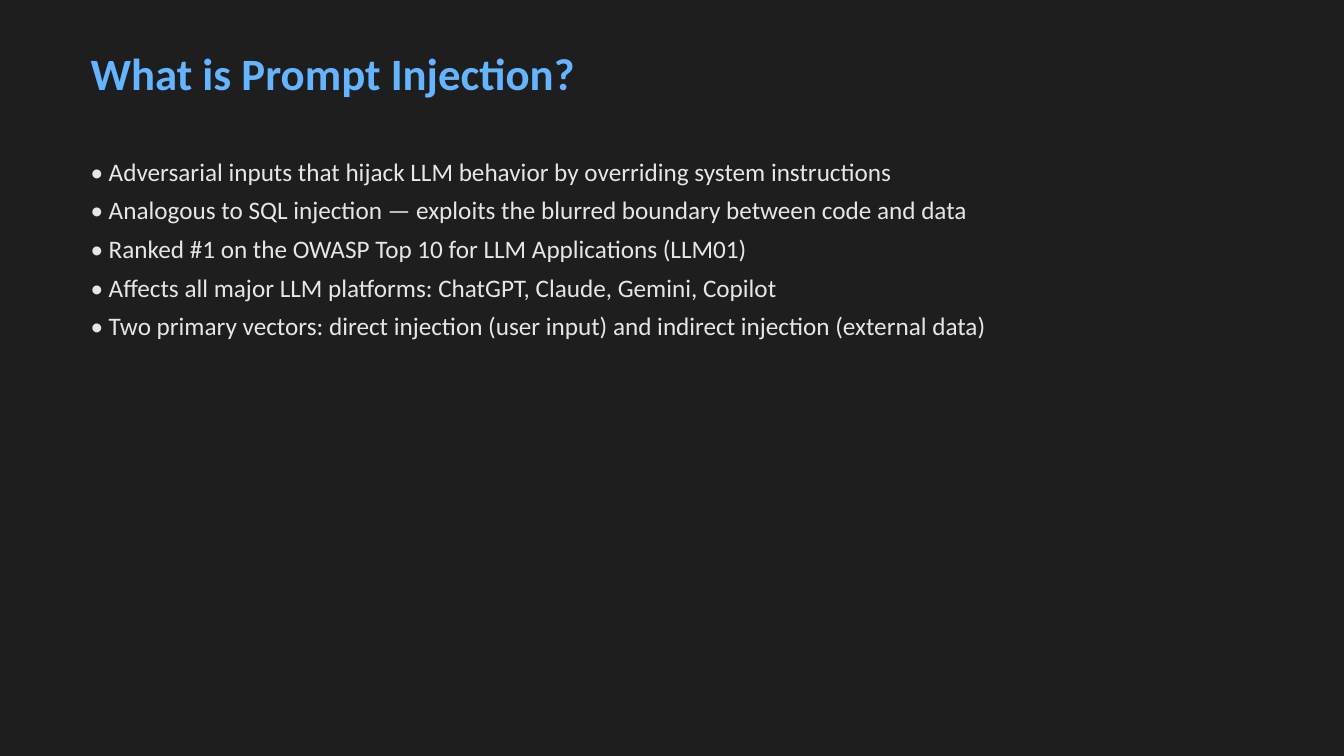
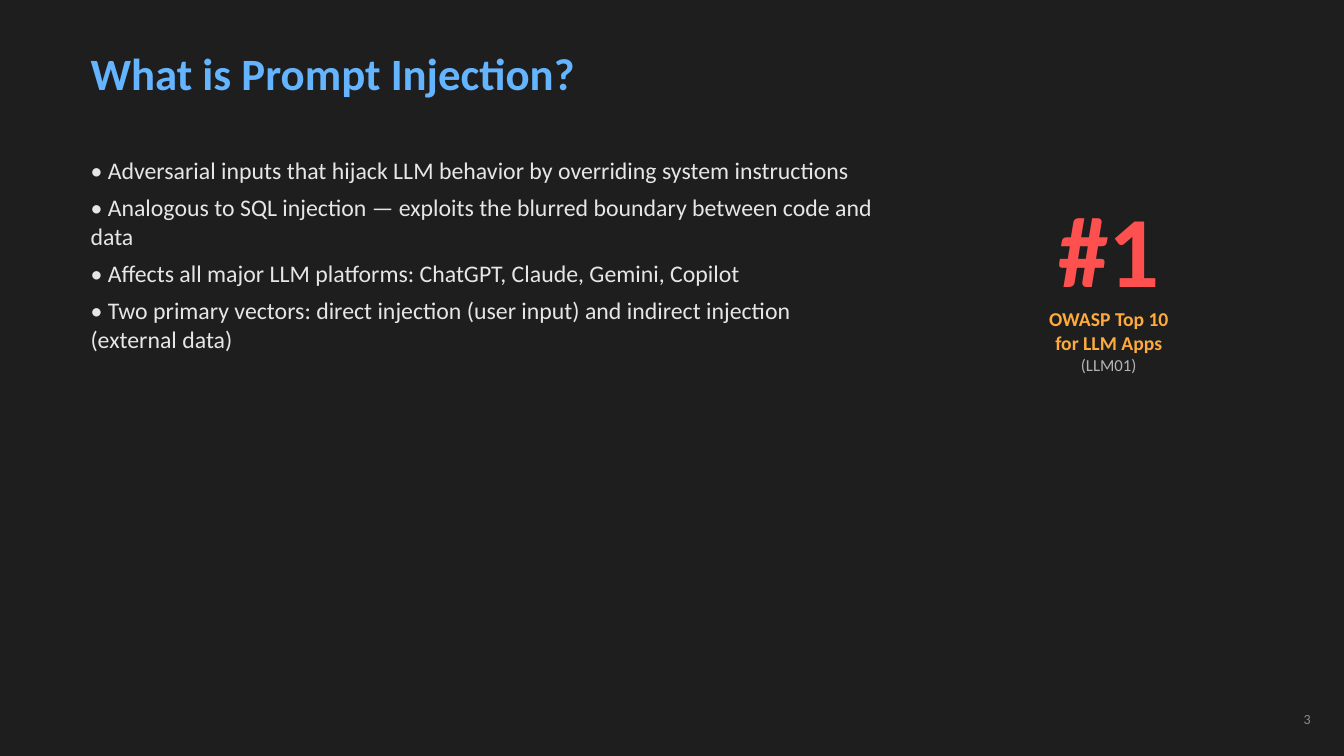
Before and after one commit to edwardjgriggs/prompt-injection-research, a slide deck: slide 3 of output/presentation.pptx. Drawn at 1344x756 pixels with LibreOffice and Linux fonts; fonts in the diff are those of the drawing. Boxes give left, top, right and bottom in pixels: in the first picture for what was removed or moved away, otherwise in the second. Text is boxed around its words. In the diff, an @@ line names an element or a change of style, - is before the commit and + after.

Commit message:
Improve research paper and presentation quality
- Add author name (Edward Griggs), CNU, and COVACCI affiliation
- Add APA 7th page numbers, fix Heading 3 italic, fix figure captions
- Add comparison tables for detection techniques and prevention strategies
- Strengthen in-text citations across Risks, Detection, and Discussion
- Rewrite Discussion with flowing analysis instead of formulaic structure
- Enhance Conclusion with specific future direction citations
- Add slide numbers, stat callout (#1 OWASP), severity color coding
- Split detection into two slides, add Questions slide (15 total)
- Shorten slide bullets with accent-colored labels for readability
- Add figure annotations and tradeoff callouts on detection slides

```diff
--- a/output/presentation.pptx
+++ b/output/presentation.pptx
@@ text "• Adversarial inputs that hijack ..." at bbox=[91, 162, 871, 351]: size 18 to 17 pt @@
@@ text added at bbox=[1049, 218, 1169, 373], 14 pt, text #FFAA3C, bold @@
+#1
+OWASP Top 10
+for LLM Apps
+(LLM01)
@@ text at bbox=[109, 240, 746, 262]: paragraph removed @@
-• Ranked #1 on the OWASP Top 10 for LLM Applications (LLM01)
@@ text added at bbox=[1304, 715, 1311, 724], 10 pt, text #8C8C8C @@
+3
```
Also in this commit, not shown: 5 other slides changed, 9 slides added, 7 slides removed, 3 other files.
